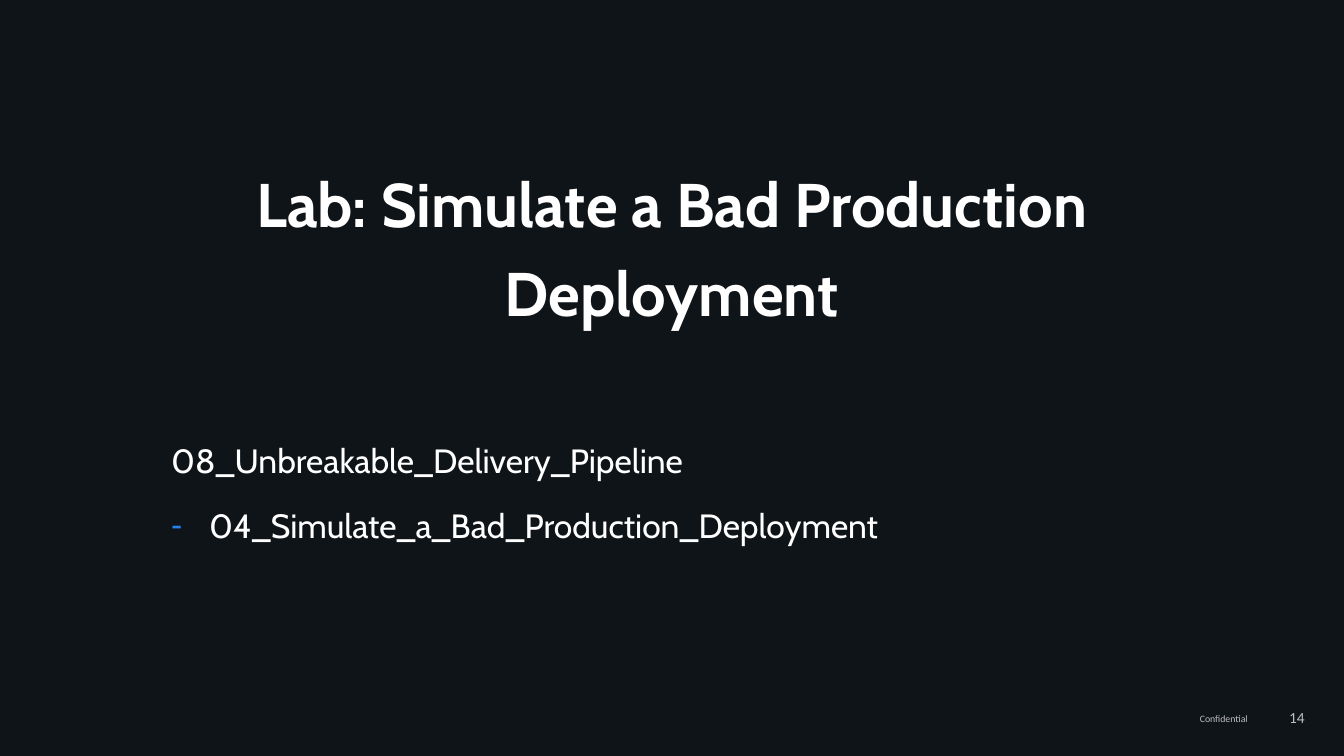
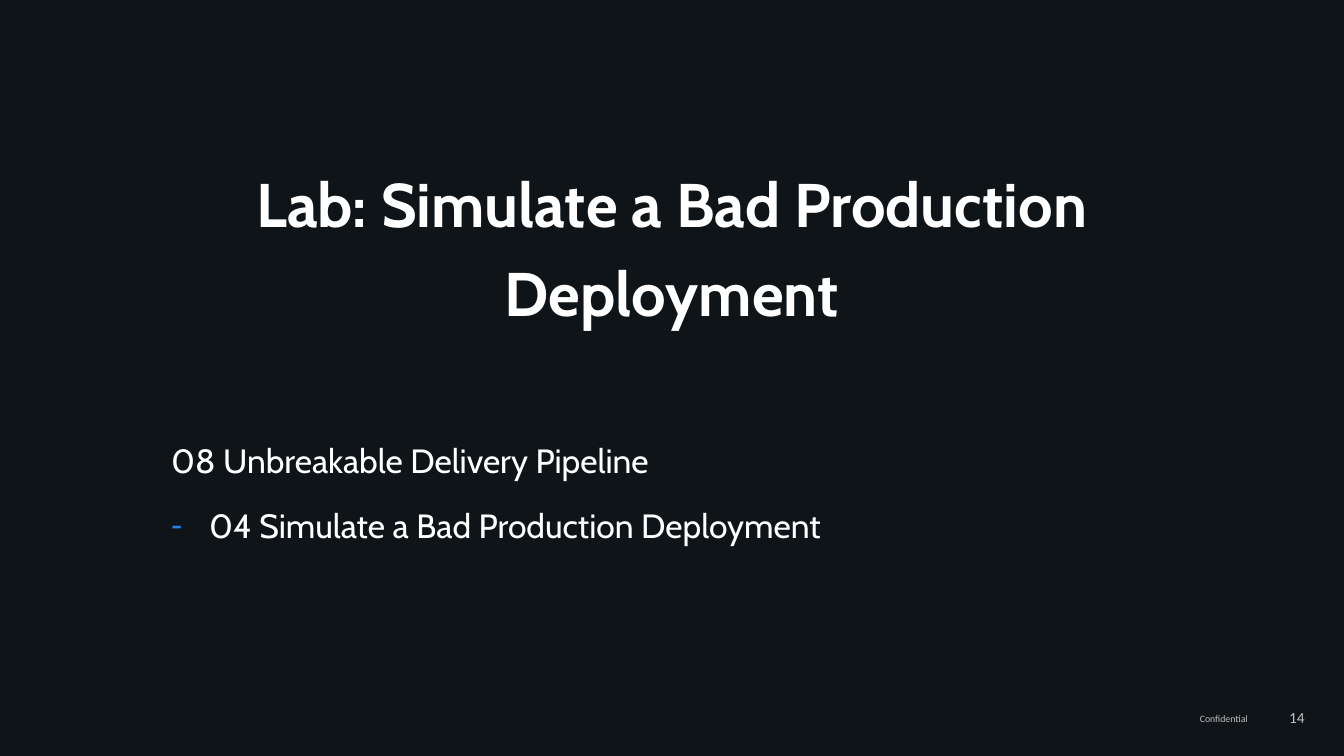
Before and after one commit to thiagobien/ACL, a slide deck: slide 14 of workshop/08_Unbreakable_Delivery_Pipeline/ACMWorkshop_Unbreakable_Delivery_Pipeline.pptx. Drawn at 1344x756 pixels with LibreOffice and Linux fonts; fonts in the diff are those of the drawing; background and template pictures are left out. Boxes give left, top, right and bottom in pixels: in the first picture for what was removed or moved away, otherwise in the second. Text is boxed around its words. In the diff, an @@ line names an element or a change of style, - is before the commit and + after.

```diff
--- a/workshop/08_Unbreakable_Delivery_Pipeline/ACMWorkshop_Unbreakable_Delivery_Pipeline.pptx
+++ b/workshop/08_Unbreakable_Delivery_Pipeline/ACMWorkshop_Unbreakable_Delivery_Pipeline.pptx
@@ text at <box>171,447,820,546</box>: text changed @@
-08_Unbreakable_Delivery_Pipeline
-– 04_Simulate_a_Bad_Production_Deployment
+08 Unbreakable Delivery Pipeline
+– 04 Simulate a Bad Production Deployment
```
Also in this commit, not shown: 6 other slides changed, 2 other files.
